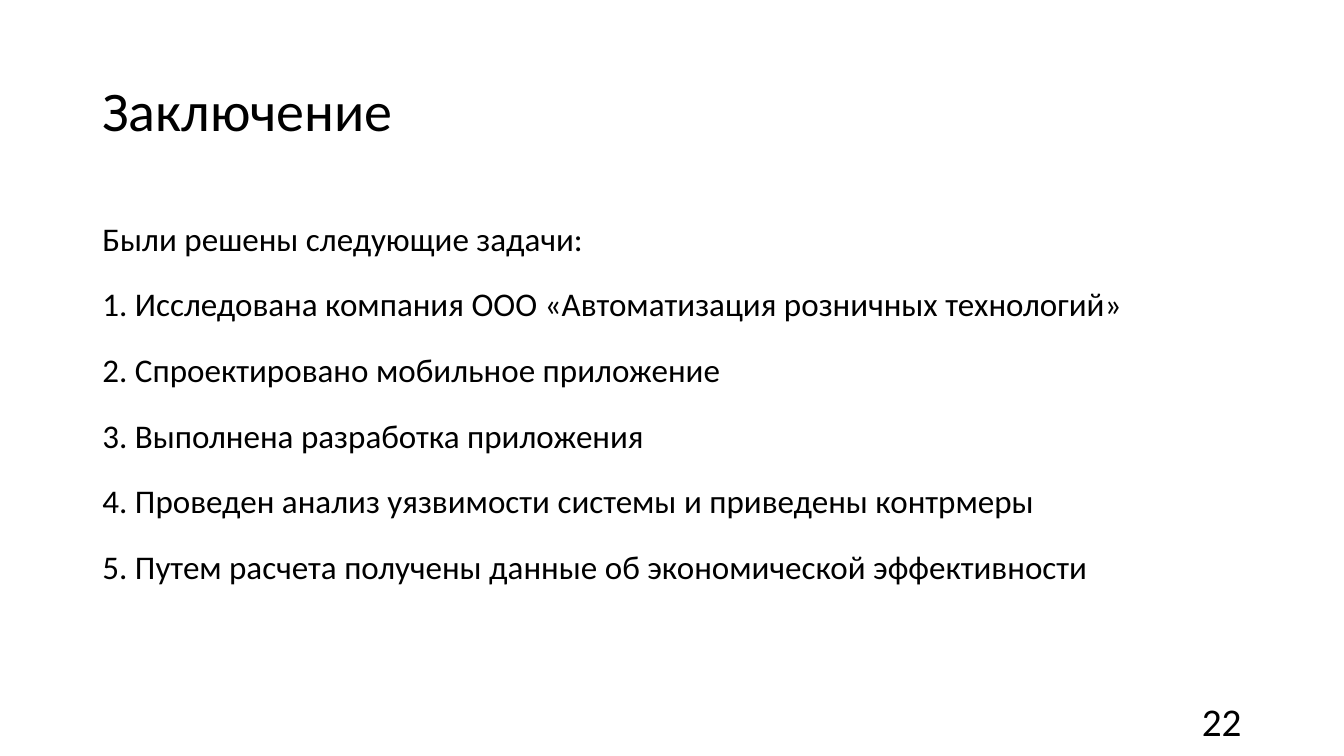
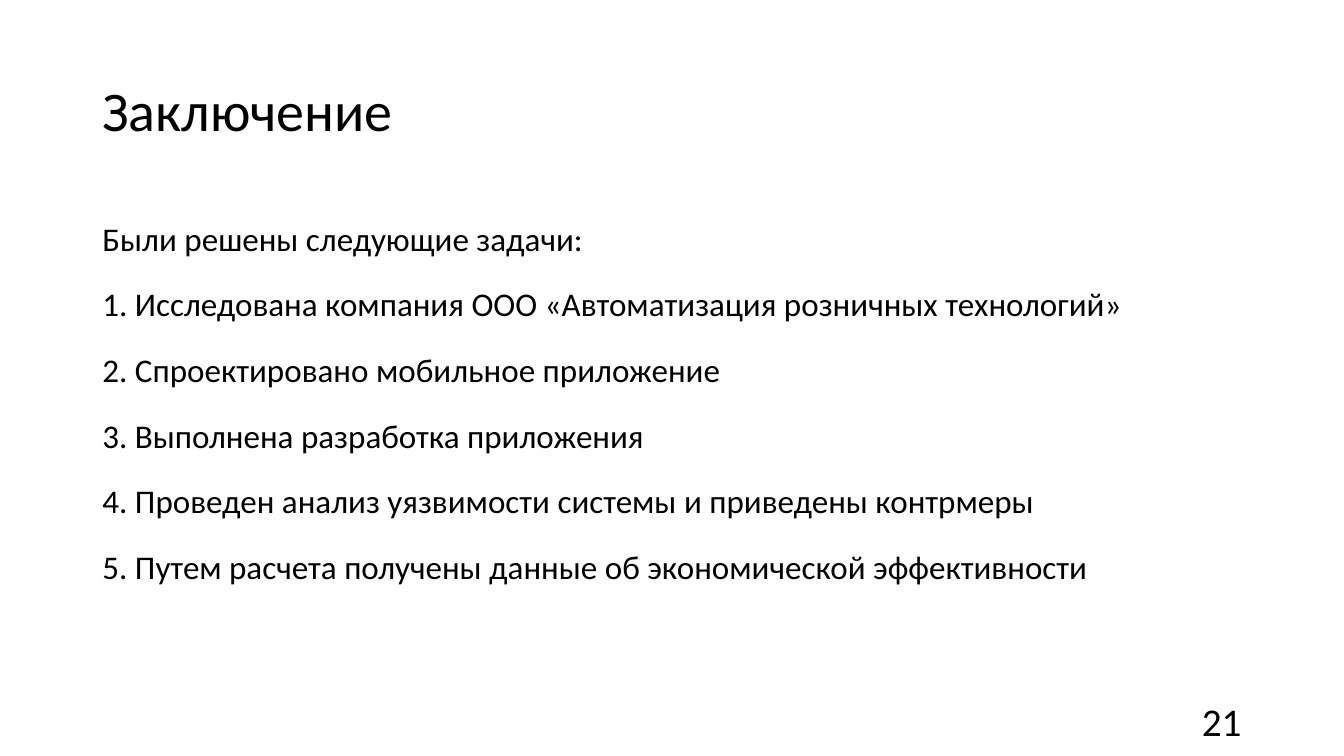
Before and after one commit to churakovra/graduateWork, a slide deck: slide 21 of product/vkr_pres_for_printing.pptx (slide 22 before the commit). Drawn at 1344x756 pixels with LibreOffice and Linux fonts; fonts in the diff are those of the drawing. Boxes give left, top, right and bottom in pixels: in the first picture for what was removed or moved away, otherwise in the second. Text is boxed around its words. In the diff, an @@ line names an element or a change of style, - is before the commit and + after.

```diff
--- a/product/vkr_pres_for_printing.pptx
+++ b/product/vkr_pres_for_printing.pptx
@@ text at (x1=1202, y1=710, x2=1242, y2=736): text changed @@
-22
+21
```
Also in this commit, not shown: 17 other slides changed, 3 slides added, 4 slides removed, 10 other files.
